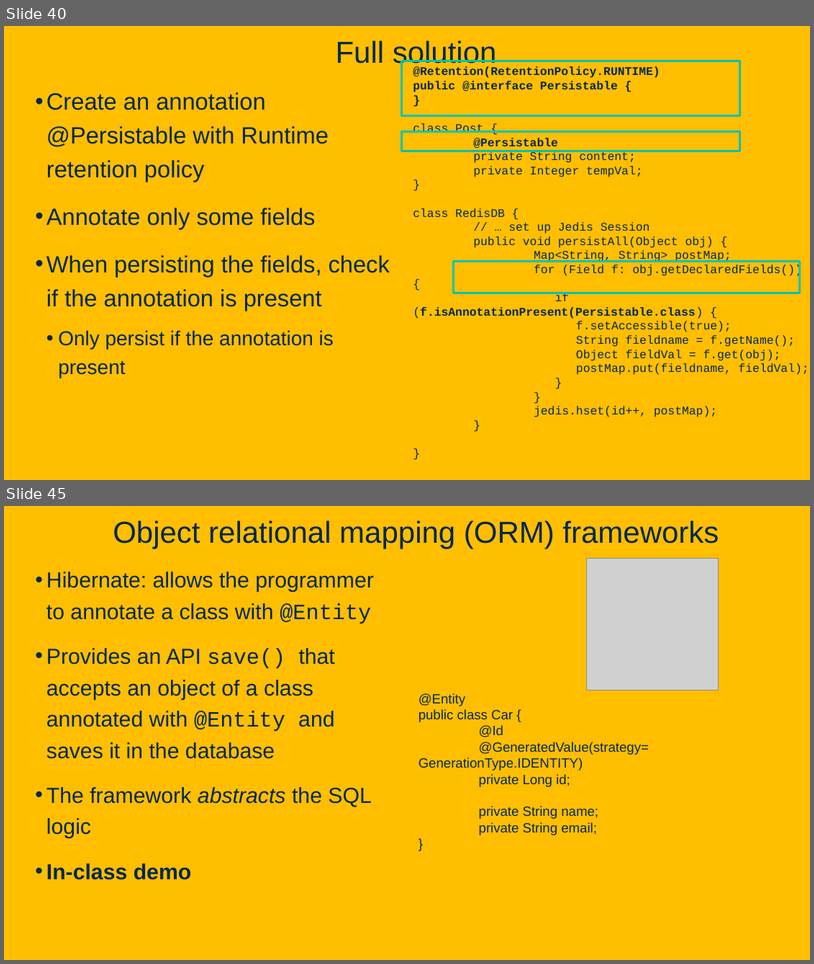
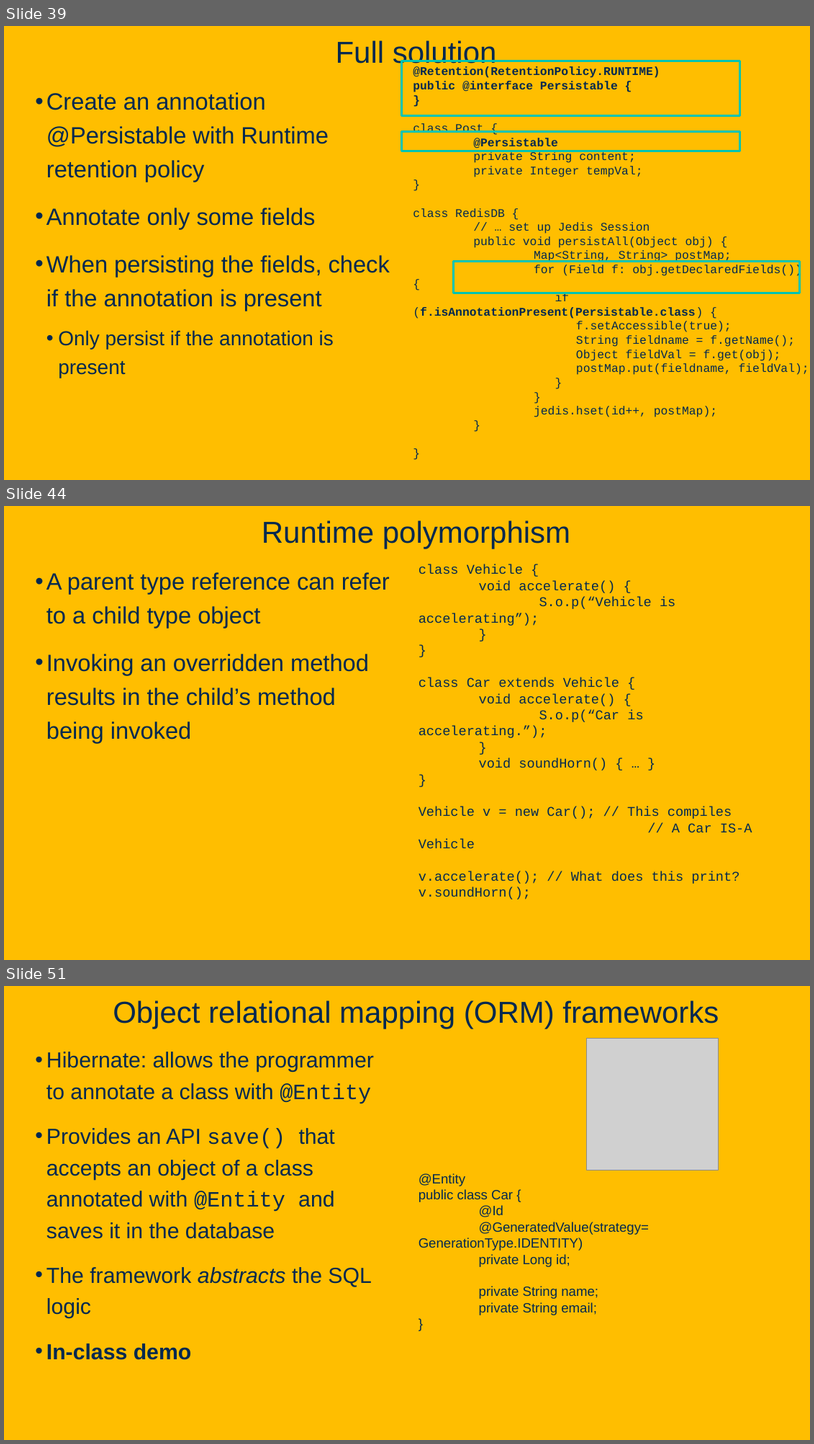
Before and after one commit to davsec-teaching/ECS160-Winter2025, a slide deck: slides/5_annotations_and_reflection.pptx. Shown one above the other, each under a label of ours: slides 40 and 45 before the commit, slides 39, 44 and 51 after it; the slides between them are not shown. The pictures are 814x964 and 814x1444 pixels, drawn with LibreOffice and Linux fonts; fonts in the diff are those of the drawing; grey boxes stand for pictures; background and template pictures are left out. Boxes give left, top, right and bottom in pixels: in the first picture for what was removed or moved away, otherwise in the second. Text is boxed around its words. In the diff, an @@ line names an element or a change of style, - is before the commit and + after.

```diff
--- a/slides/5_annotations_and_reflection.pptx
+++ b/slides/5_annotations_and_reflection.pptx
@@ slide 44 added at [4,506,810,960], background picture (left out) @@
@@ title added at [262,520,571,548], 36 pt, text #022850 @@
+Runtime polymorphism
@@ text added at [419,564,753,899], 16 pt, text #022850 @@
+class Vehicle {
+void accelerate() {
+S.o.p(“Vehicle is accelerating”);
+}
+}
+class Car extends Vehicle {
+void accelerate() {
+S.o.p(“Car is accelerating.”);
+}
+void soundHorn() { … }
+}
+Vehicle v = new Car(); // This compiles
+// A Car IS-A Vehicle
+v.accelerate(); // What does this print?
+v.soundHorn();
@@ text added at [46,572,390,743], 28 pt, text #022850 @@
+• A parent type reference can refer to a child type object
+• Invoking an overridden method results in the child’s method being invoked
@@ what was slide 40 is now slide 39 @@
@@ what was slide 45 is now slide 51 @@
```
Also in this commit, not shown: 4 slides changed, 35 other slides added, 2 slides removed.
